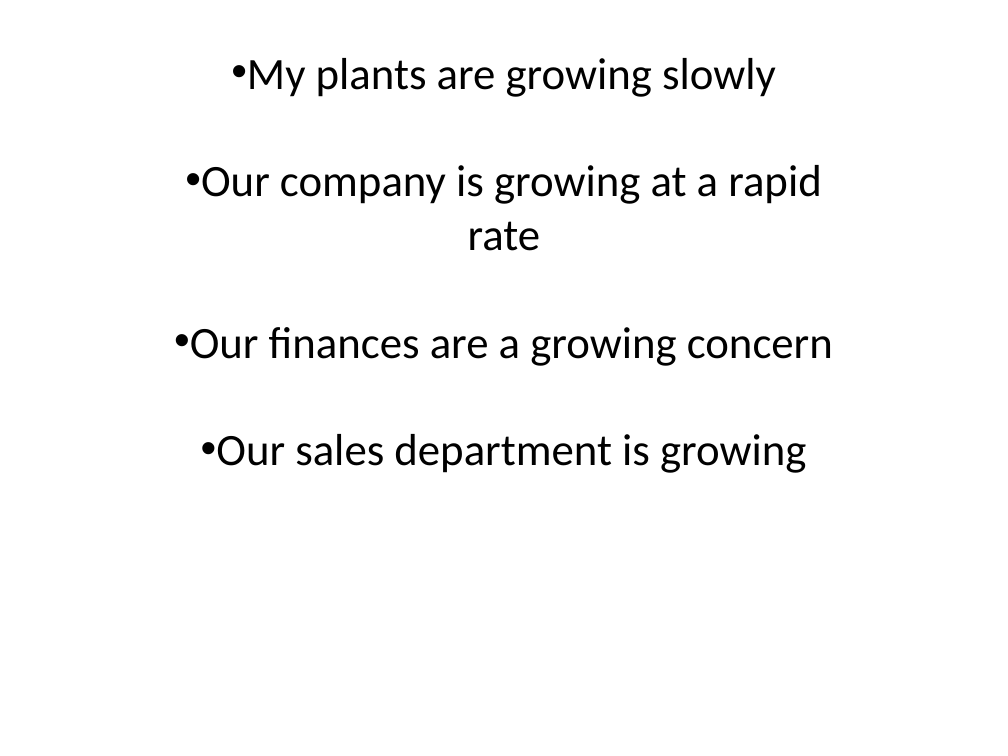
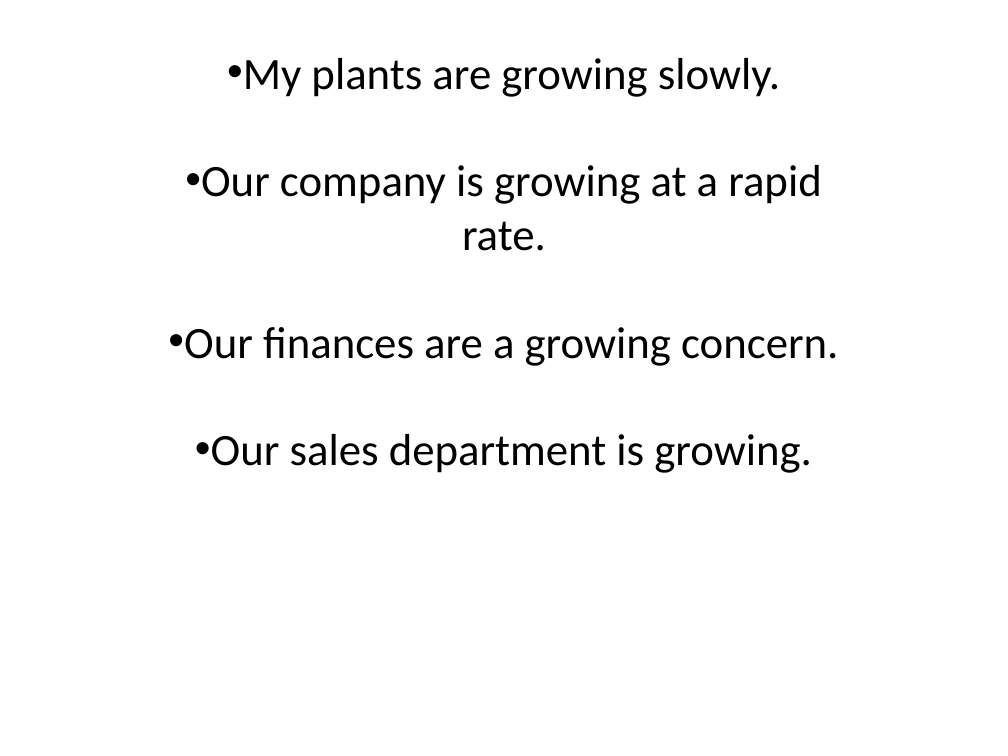
Before and after one commit to YusefQuinlan/BusinessEnglish, a slide deck: slide 4 of BusinessAdjectives2.pptx. Drawn at 1008x756 pixels with LibreOffice and Linux fonts; fonts in the diff are those of the drawing. Boxes give left, top, right and bottom in pixels: in the first picture for what was removed or moved away, otherwise in the second. Text is boxed around its words. In the diff, an @@ line names an element or a change of style, - is before the commit and + after.

```diff
--- a/BusinessAdjectives2.pptx
+++ b/BusinessAdjectives2.pptx
@@ subtitle at box(184, 58, 838, 473): text changed @@
-• My plants are growing slowly
-• Our company is growing at a rapid rate
-• Our finances are a growing concern
-• Our sales department is growing
+• My plants are growing slowly.
+• Our company is growing at a rapid rate.
+• Our finances are a growing concern.
+• Our sales department is growing.
```
Also in this commit, not shown: 1 other slide changed, 2 other files.
